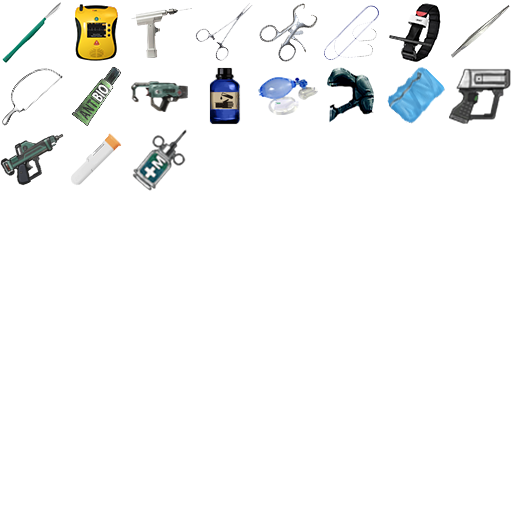
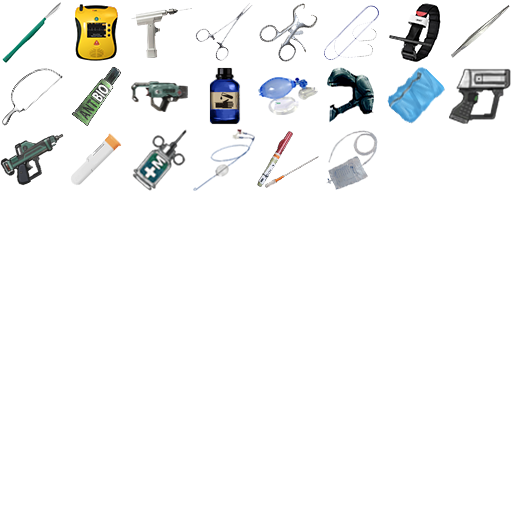
Layer changes from the first 512x512 image to the second:
added layer "drain copy" above "Layer 14" over (326, 130, 378, 190)
added layer "Layer 14" above "Layer 7" over (257, 131, 319, 188)
added layer "REBOA" above "Layer 13" over (193, 129, 255, 191)
